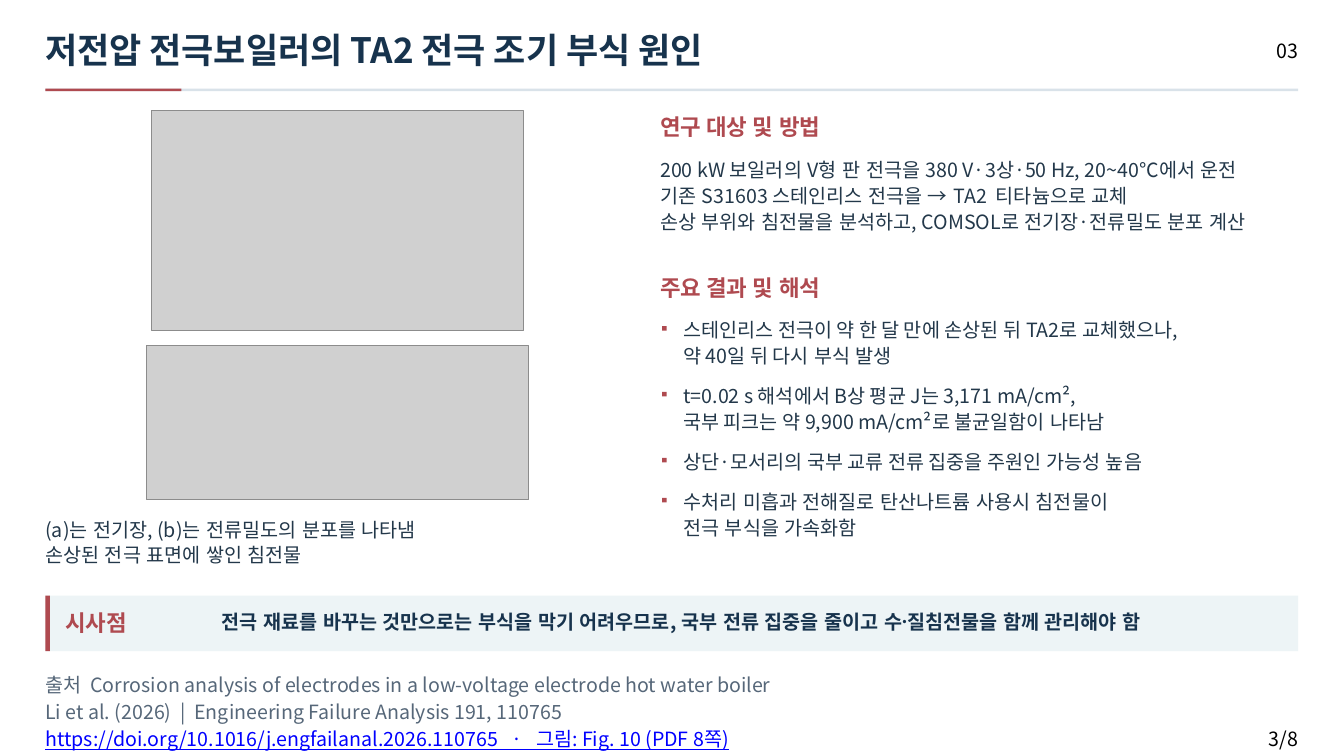
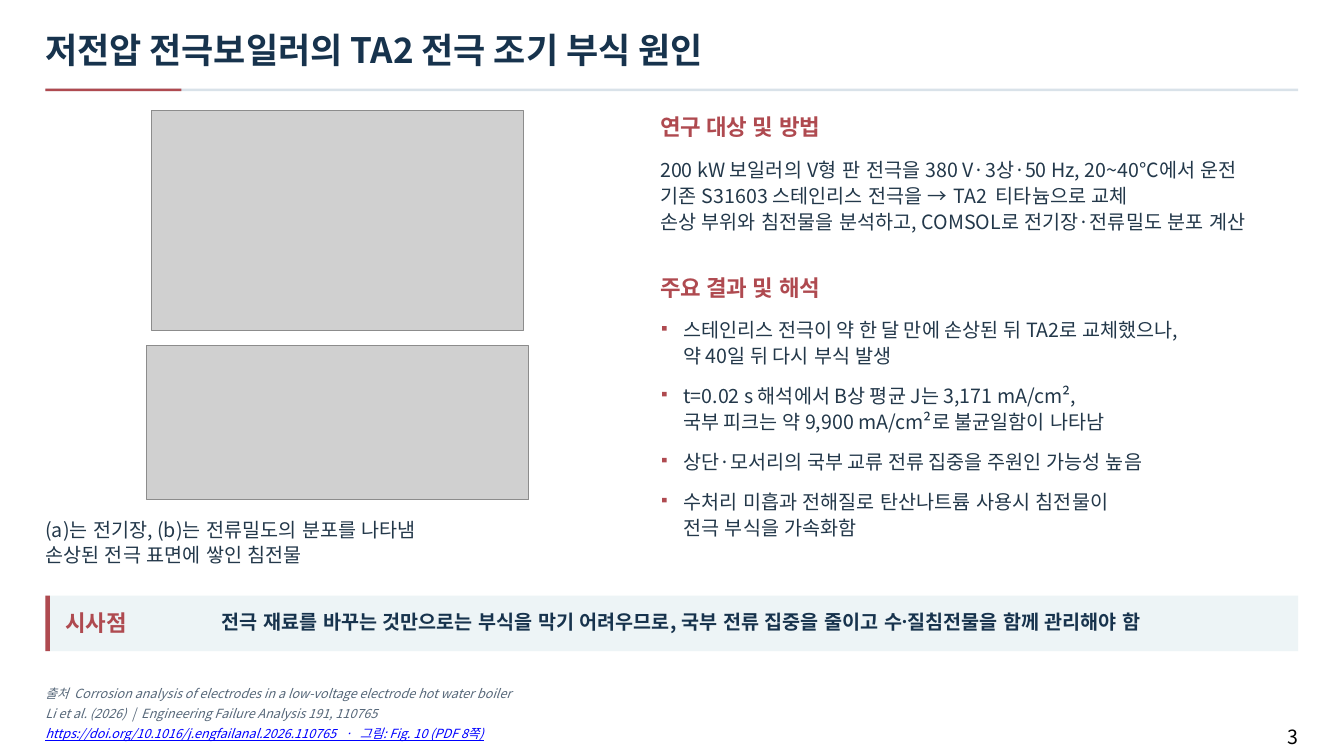
Before and after one commit to jskang5000-arch/-, a slide deck: slide 3 of documents/electrode-papers-user-revised-format-ko.pptx. Drawn at 1344x756 pixels with LibreOffice and Linux fonts; fonts in the diff are those of the drawing; grey boxes stand for pictures. Boxes give left, top, right and bottom in pixels: in the first picture for what was removed or moved away, otherwise in the second. Text is boxed around its words. In the diff, an @@ line names an element or a change of style, - is before the commit and + after.

```diff
--- a/documents/electrode-papers-user-revised-format-ko.pptx
+++ b/documents/electrode-papers-user-revised-format-ko.pptx
@@ text removed at box(1276, 43, 1298, 59) @@
-03
@@ size 14 to 9 pt, italic on; line spacing 18.5pt to 11.2pt in 3 elements at box(45, 708, 377, 721), box(45, 727, 484, 741), box(45, 687, 511, 701) @@
@@ text "출처 Corrosion analysis of electrodes ...": place and size @@
-text "출처 Corrosion analysis of electrodes ..." at box(45, 675, 770, 697)
+text "출처 Corrosion analysis of electrodes ..." at box(45, 687, 511, 701)
@@ text at box(1287, 729, 1298, 745): text changed @@
-3/8
+3
```
Also in this commit, not shown: 7 other slides changed, 1 other file.
